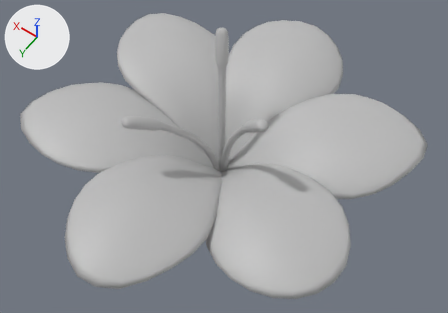
One commit to the FBX model ClockMate/Assets/03.Art/Modelling/Env/Obj/Forest/MD_FlowerHead.fbx: the scene before it, then after it.
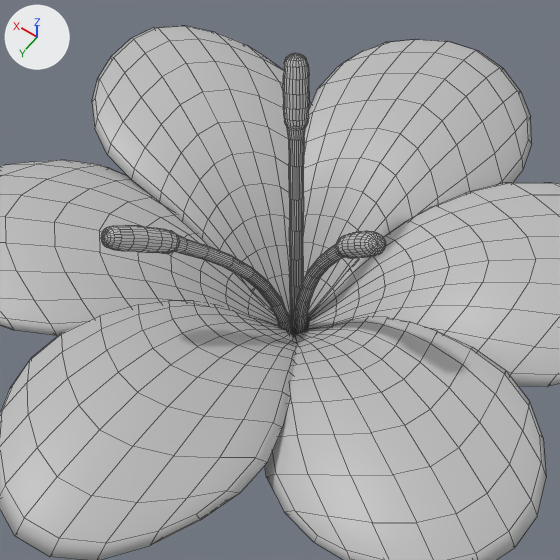
Each version appears first whole from a 50 mm lens placed at (-7.25, 9.98, 34.36), pointed at (-0.41, 0.4, 19.31), and next in a close-up on the part from 15% to 80% of the width and 0% to 92% of the height. Arrows for +X, +Y and +Z are at upper left; the lights stay in place. The close-ups show mesh edges as thin lines. Where no turn or scale is listed for an object, it has been applied to the vertices.

Objects in the first close-up: 'MD_Flower'.
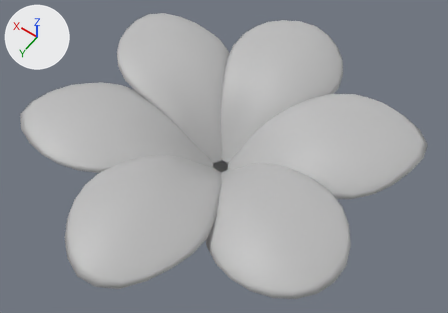
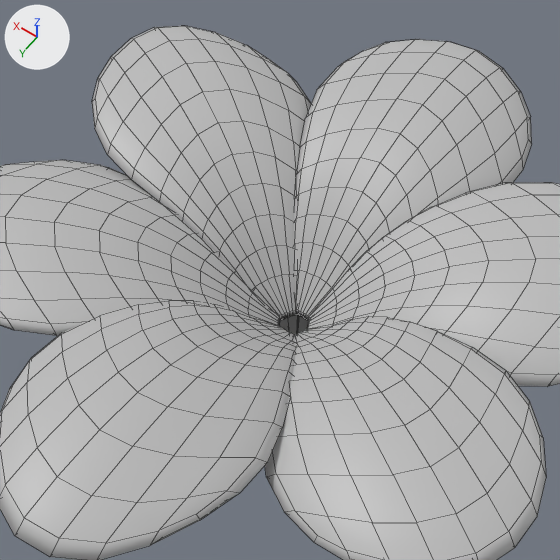
The newer file is also turned or shifted as a whole; pictures and numbers use the older file's frame.

Location of each change, (x1, y1, x2, y2) in pixels of the close-ups (560 x 560 px):
```json
{"part": 1, "of": "me_mesh", "change": "deleted", "before": [101, 225, 293, 334]}
{"part": 2, "of": "me_mesh", "change": "deleted", "before": [283, 53, 309, 334]}
{"part": 3, "of": "me_mesh", "change": "deleted", "before": [294, 231, 386, 335]}
```

Edits to the scene script, one JSON object a line:
```json
{"block": "me_mesh", "where": "me_mesh.from_pydata(...)  # 3027 vertices, 2964 faces; spans x -5.51..5.51, y -5.93..5.93, z 0.0..5.95"}
{"block": "me_mesh", "where": "# used by ob_md_flower; location = (0.0, 0.27, 16.6)"}
{"block": "me_mesh", "change": "me_mesh part 1: the loose piece of 481 vertices spanning x -0.05..1.41, y -0.29..2.43, z 0.64..5.34 is deleted"}
{"block": "me_mesh", "change": "me_mesh part 2: the loose piece of 481 vertices spanning x -0.08..1.04, y -1.72..-0.27, z 0.65..5.95 is deleted"}
{"block": "me_mesh", "change": "me_mesh part 3: the loose piece of 481 vertices spanning x -2.08..-0.02, y -0.34..0.72, z 0.99..5.69 is deleted"}
```
